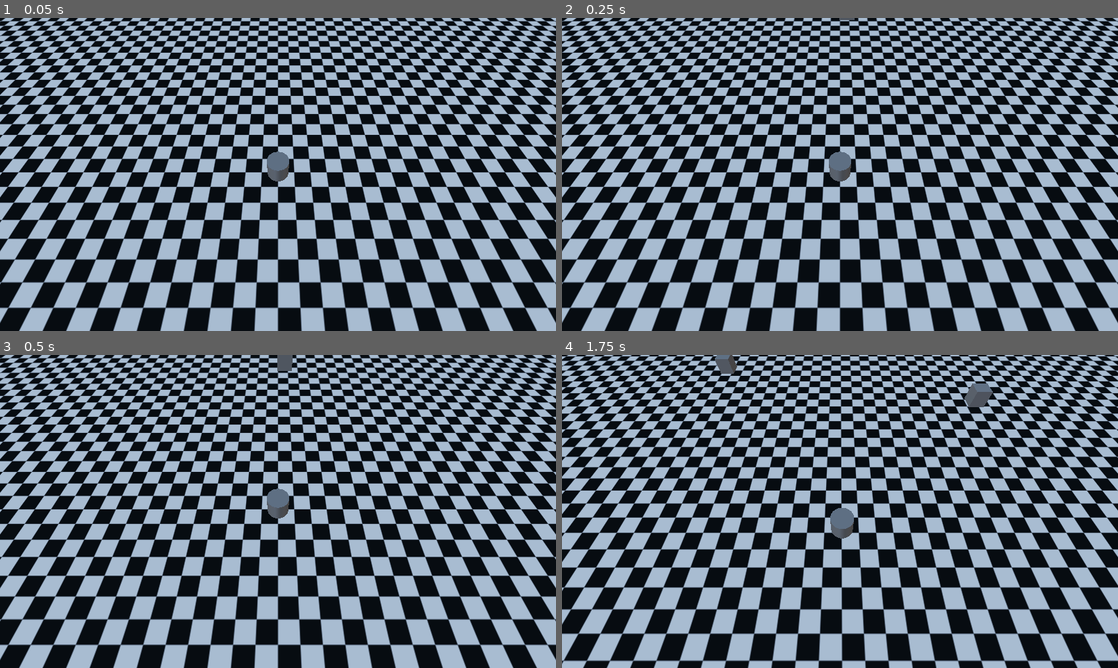
Above: before the commit, frames 1-4 (two rows, left to right).
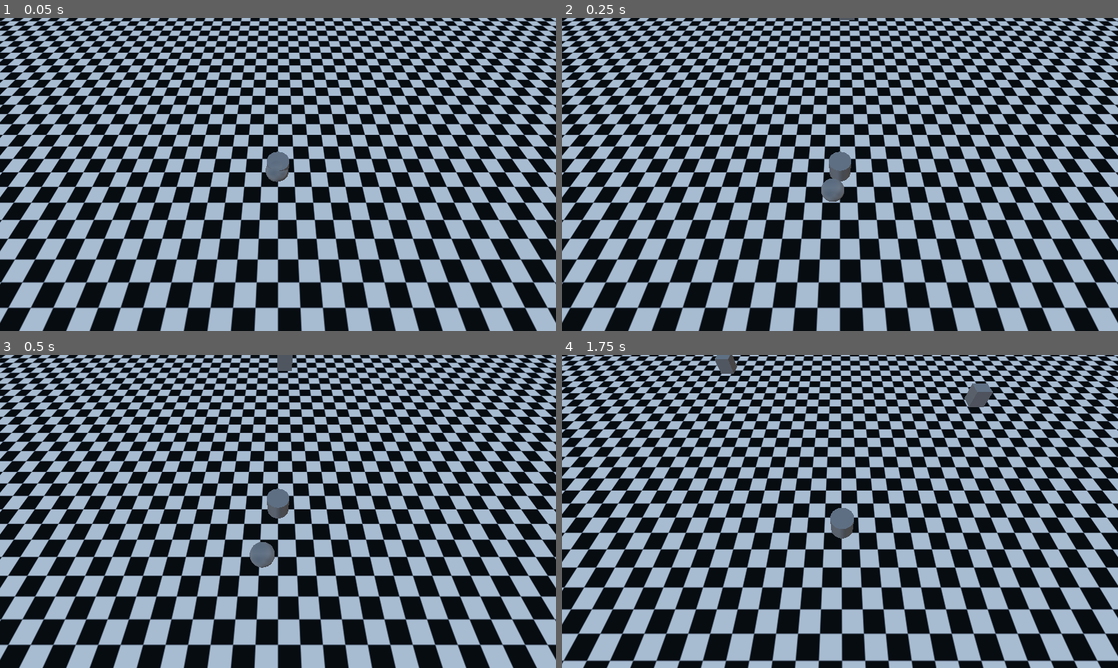
Above: after the commit, the same moments.

Repository: 0rbios/Haunted-Housekeeping
Game: Godot game, scene res://Temp/debug.tscn
The game is run twice, just before and just after one commit, with the same random seed, the same clock (stepped at 60 frames per second) and the same inputs.
Inputs (mouse positions are in pixels of both pictures, inside the frame that each line leads up to):
- Up to frame 1 (0.05 s): no input
- Up to frame 2 (0.25 s): no input
- Up to frame 3 (0.5 s): no input
- Up to frame 4 (1.75 s): move the mouse to (962, 495) at 0.52 s; hold D (Right) 0.53-1.28 s; tap Space (Dash) at 0.6 s; move the mouse to (728, 527) at 1.27 s; hold S (Down) from 1.28 s (still down); tap E (Interact) at 1.35 s

The runs differ from the first frame. In frame 1, less than 0.1% of the frame differs, in the area x 47-52%, y 47-53%; in frame 2, 0.2%; in frame 3, 0.3%, in the area x 44-50%, y 59-68%; in frame 4, nothing differs.

Commit message:
Added Ghost Object - Random Ghost Movement

Diff:
--- /dev/null
+++ b/Objects/Ghost/Scripts/ghost.gd
@@ -0,0 +1,35 @@
+extends RigidBody3D
+
+var action
+var randPos = Vector3(0, 0, 0)
+var speed = 5
+var rng = RandomNumberGenerator.new()
+
+func _ready():
+	_choose_action()
+
+func _choose_action():
+	action = rng.randi_range(0, 1)
+
+	match action:
+		0:
+			_generate_random_pos(-50, 50, -50, 50)
+			_move_to()
+		1:
+			$"Rest Timer".start()
+
+func _generate_random_pos(minX, maxX, minZ, maxZ):
+	randPos = Vector3(rng.randf_range(minX, maxX), 0.6, rng.randf_range(minZ,maxZ))
+
+func _move_to():
+	var tween = get_tree().create_tween()
+	tween.connect("finished", _move_finished)
+	var travelTime = sqrt((randPos.x ** 2) + (randPos.z ** 2)) / speed
+	print(travelTime)
+	tween.tween_property(self, "position", randPos, travelTime)
+
+func _move_finished():
+	_choose_action()
+
+func _rest_over():
+	_choose_action()
--- /dev/null
+++ b/Objects/Ghost/ghost.tscn
@@ -0,0 +1,23 @@
+[gd_scene format=3 uid="uid://bu1xuria60y5g"]
+
+[ext_resource type="Script" uid="uid://cnpjflaluffd6" path="res://Objects/Ghost/Scripts/ghost.gd" id="1_8iwm6"]
+
+[sub_resource type="SphereShape3D" id="SphereShape3D_j0vfu"]
+
+[sub_resource type="SphereMesh" id="SphereMesh_8iwm6"]
+
+[node name="Ghost" type="RigidBody3D" unique_id=774080266]
+collision_layer = 2
+collision_mask = 2
+gravity_scale = 0.0
+script = ExtResource("1_8iwm6")
+
+[node name="Hitbox" type="CollisionShape3D" parent="." unique_id=103637066]
+shape = SubResource("SphereShape3D_j0vfu")
+
+[node name="Graphic" type="MeshInstance3D" parent="." unique_id=1088552340]
+mesh = SubResource("SphereMesh_8iwm6")
+
+[node name="Rest Timer" type="Timer" parent="." unique_id=21313540]
+
+[connection signal="timeout" from="Rest Timer" to="." method="_rest_over"]
--- a/Temp/debug.tscn
+++ b/Temp/debug.tscn
@@ -3,6 +3,7 @@
 [ext_resource type="PackedScene" uid="uid://dgpb73iltvv4b" path="res://Objects/Ground/ground.tscn" id="1_lvjdj"]
 [ext_resource type="PackedScene" uid="uid://bydgq1bvyaibu" path="res://Objects/Player/player.tscn" id="2_rdi1l"]
 [ext_resource type="PackedScene" uid="uid://dmjwhext3k31a" path="res://Objects/Pickups/pickup.tscn" id="3_rdi1l"]
+[ext_resource type="PackedScene" uid="uid://bu1xuria60y5g" path="res://Objects/Ghost/ghost.tscn" id="4_whauu"]
 
 [sub_resource type="ProceduralSkyMaterial" id="ProceduralSkyMaterial_lvjdj"]
 sky_horizon_color = Color(0.66224277, 0.6717428, 0.6867428, 1)
@@ -37,3 +38,6 @@
 
 [node name="Object2" parent="." unique_id=203089754 instance=ExtResource("3_rdi1l")]
 transform = Transform3D(1, 0, 0, 0, 1, 0, 0, 0, 1, 18.570656, 4.685247, -6.6874313)
+
+[node name="Ghost" parent="." unique_id=774080266 instance=ExtResource("4_whauu")]
+transform = Transform3D(1, 0, 0, 0, 1, 0, 0, 0, 1, 0, 0.6, 0)
Not shown, added: Objects/Ghost/Scripts/ghost.gd.uid
